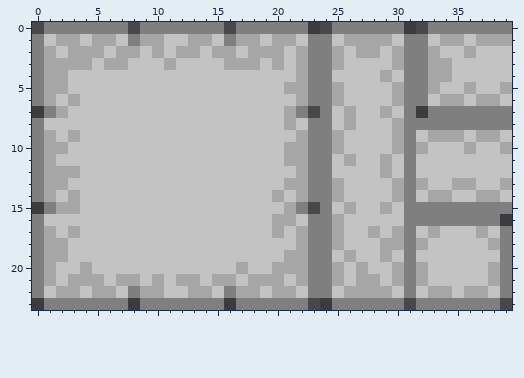
Two versions of one pixel-art sprite, Assets/Tileset.png. The picture above is the old version.
The file is 40x24 pixels.
After the commit:
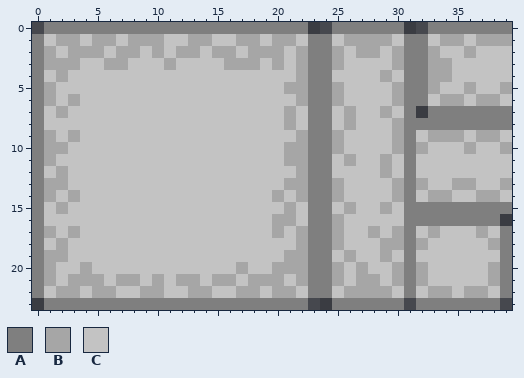
Palette (. is transparent): A #7f7f7f  B #a6a6a6  C #c3c3c3
Difference:
y 0: x 8 . -> A; x 16 . -> A
y 1: x 8 A -> B; x 16 A -> C
y 3: x 4 B -> C
y 4: x 1 B -> C
y 5: x 2 B -> C
y 7: x 0..1 .A -> AC; x 22..23 A. -> CA
y 12: x 1 B -> C; x 3 B -> C
y 15: x 0..1 .A -> AC; x 3 B -> C; x 22..23 A. -> CA
y 18: x 1 B -> C
y 22: x 8 A -> C; x 16 A -> C
y 23: x 8 . -> A; x 16 . -> A
Changed places in both pictures, as pixel boxes (x1, y1, x2, y2):
changed: (32, 22, 140, 118)
changed: (224, 22, 236, 46)
changed: (296, 106, 320, 118)
changed: (32, 166, 80, 250)
changed: (296, 202, 320, 214)
changed: (128, 286, 140, 310)
changed: (224, 286, 236, 310)
